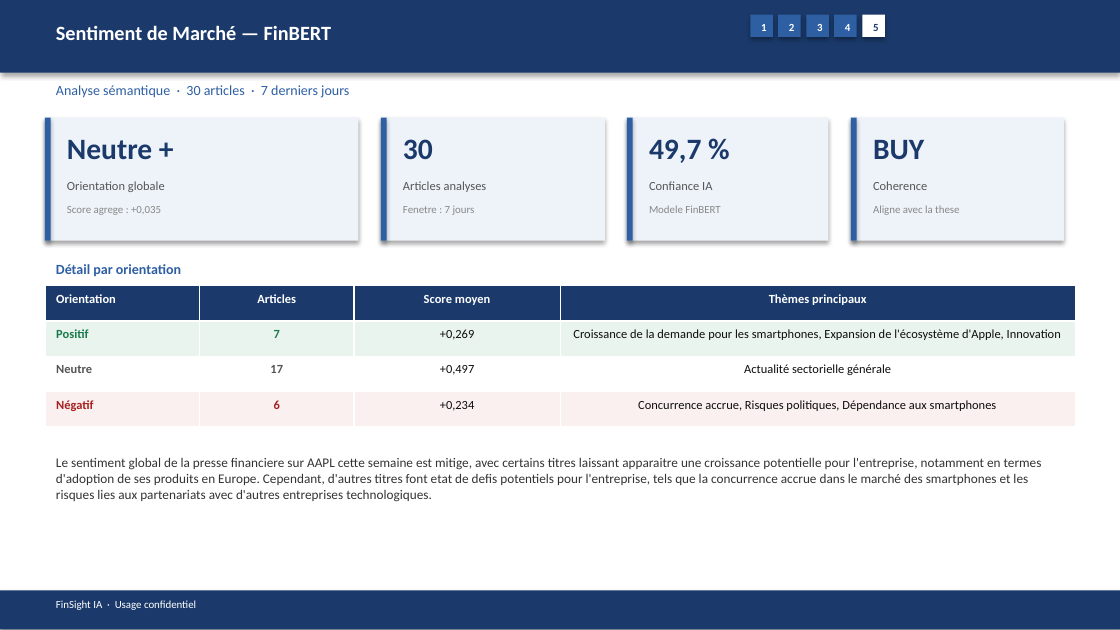
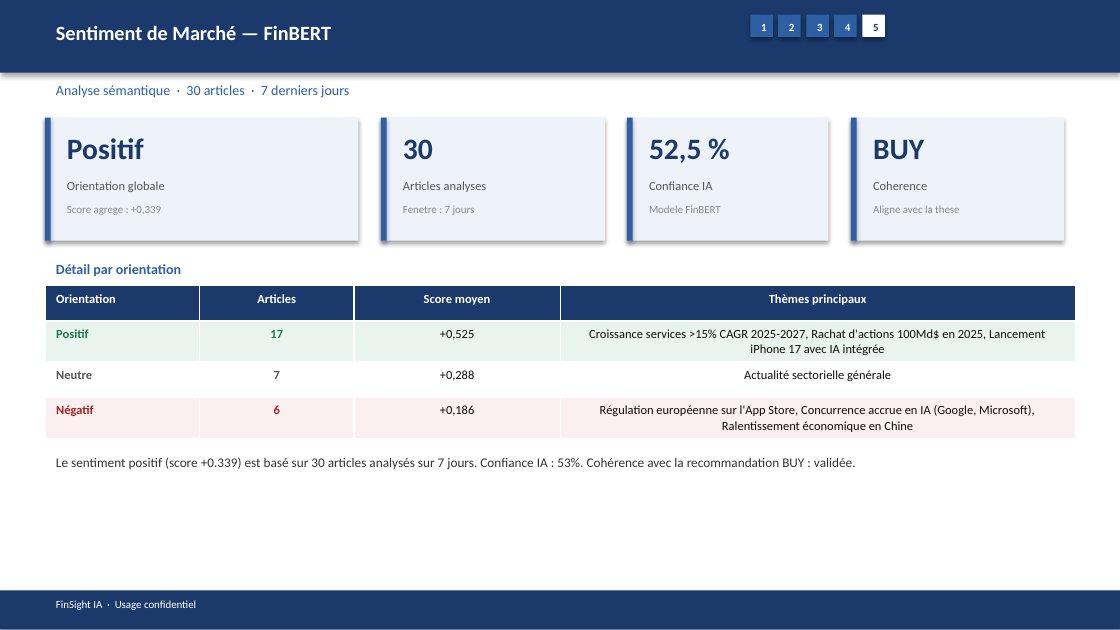
Before and after one commit to baptistejeh07-art/finsight-ia, a slide deck: slide 18 of preview/AAPL/AAPL_pitchbook.pptx. Drawn at 1120x630 pixels with LibreOffice and Linux fonts; fonts in the diff are those of the drawing. Boxes give left, top, right and bottom in pixels: in the first picture for what was removed or moved away, otherwise in the second. Text is boxed around its words. In the diff, an @@ line names an element or a change of style, - is before the commit and + after.

```diff
--- a/preview/AAPL/AAPL_pitchbook.pptx
+++ b/preview/AAPL/AAPL_pitchbook.pptx
@@ text at [67,138,144,160]: text changed @@
-Neutre +
+Positif
@@ text at [649,139,701,163]: text changed @@
-49,7 %
+52,5 %
@@ text at [67,206,161,215]: text changed @@
-Score agrege : +0,035
+Score agrege : +0,339
@@ table at [45,286,1075,436] @@
-row 2: Positif | 7 | +0,269 | Croissance de la demande pour les smartphones, Expansion de l'écosystème d'Apple, Innovation
+row 2: Positif | 17 | +0,525 | Croissance services >15% CAGR 2025-2027, Rachat d'actions 100Md$ en 2025, Lancement iPhone 17 avec IA intégrée
-row 3, column 2: 17
+row 3, column 2: 7
-row 3, column 3: +0,497
+row 3, column 3: +0,288
-row 4, column 3: +0,234
+row 4, column 3: +0,186
-row 4, column 4: Concurrence accrue, Risques politiques, Dépendance aux smartphones
+row 4, column 4: Régulation européenne sur l'App Store, Concurrence accrue en IA (Google, Microsoft), Ralentissement économique en Chine
@@ text at [56,457,856,470]: text changed @@
-Le sentiment global de la presse financiere sur AAPL cette semaine est mitige, avec certains titres laissant apparaitre une croissance potentielle pour l'entreprise, notamment en termes d'adoption de ses produits en Europe. Cependant, d'autres titres font etat de defis potentiels pour l'entreprise, tels que la concurrence accrue dans le marché des smartphones et les risques lies aux partenariats avec d'autres entreprises technologiques.
+Le sentiment positif (score +0.339) est basé sur 30 articles analysés sur 7 jours. Confiance IA : 53%. Cohérence avec la recommandation BUY : validée.
```
Also in this commit, not shown: 14 other slides changed, 9 other files.
